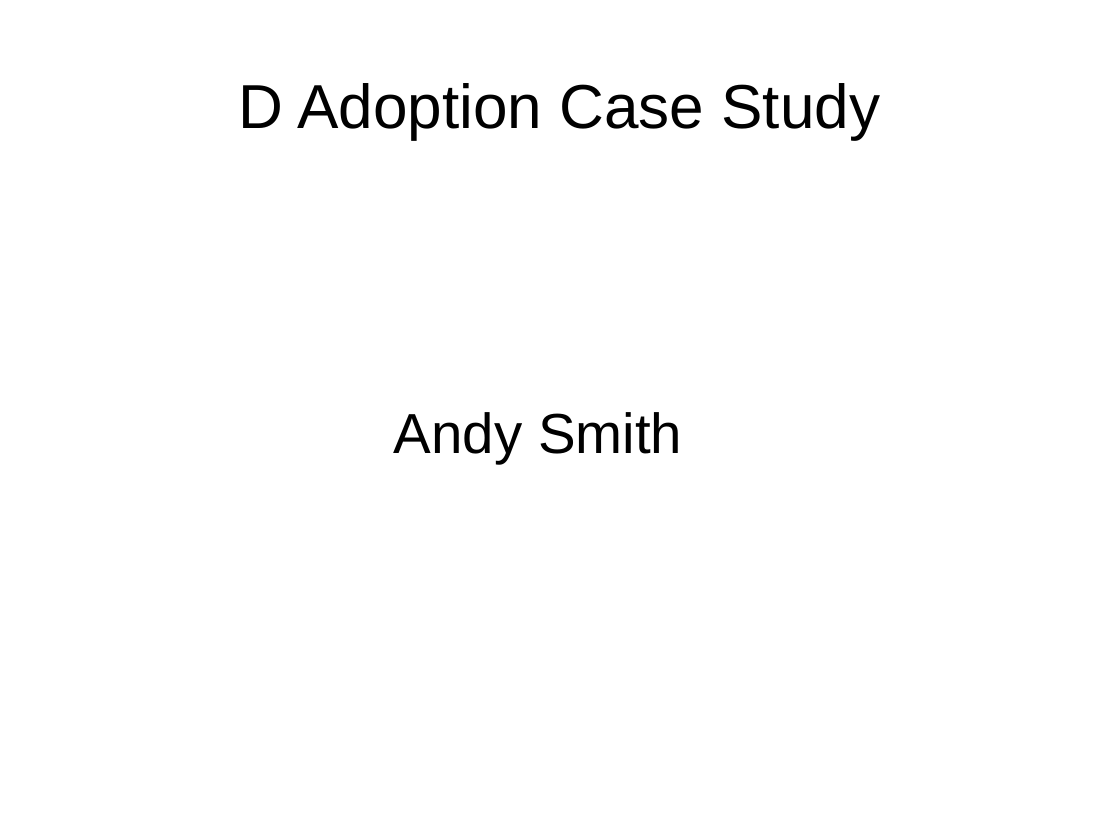
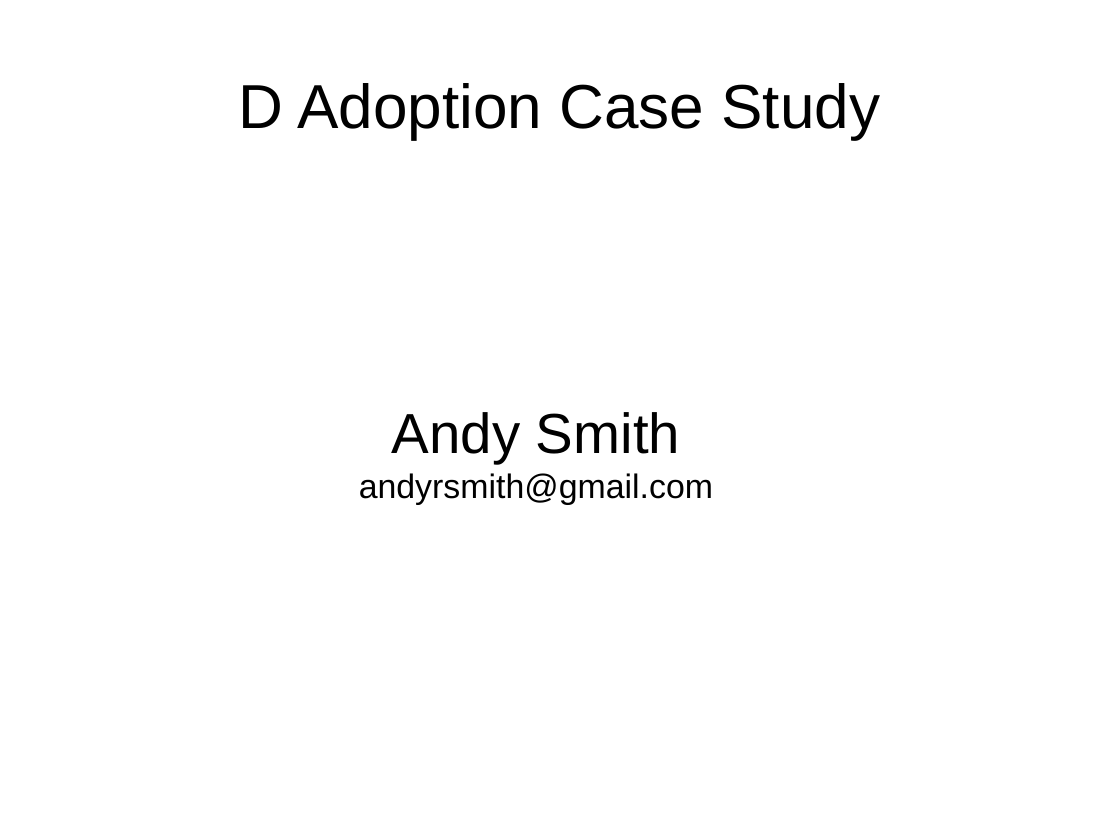
Before and after one commit to smandy/dconf_talk, a slide deck: slide 1 of dconf_iter2.odp. Drawn at 1120x840 pixels with LibreOffice and Linux fonts; fonts in the diff are those of the drawing. Boxes give left, top, right and bottom in pixels: in the first picture for what was removed or moved away, otherwise in the second. Text is boxed around its words. In the diff, an @@ line names an element or a change of style, - is before the commit and + after.

```diff
--- a/dconf_iter2.odp
+++ b/dconf_iter2.odp
@@ text "Andy Smith" moved from (x1=394, y1=412, x2=682, y2=463) to (x1=359, y1=412, x2=713, y2=505) @@
@@ text at (x1=392, y1=412, x2=680, y2=463): alignment left to centre @@
@@ text at (x1=359, y1=473, x2=713, y2=505): paragraph added @@
+andyrsmith@gmail.com
```
Also in this commit, not shown: 14 other slides changed, 1 slide added, 5 slides removed, 7 other files.
